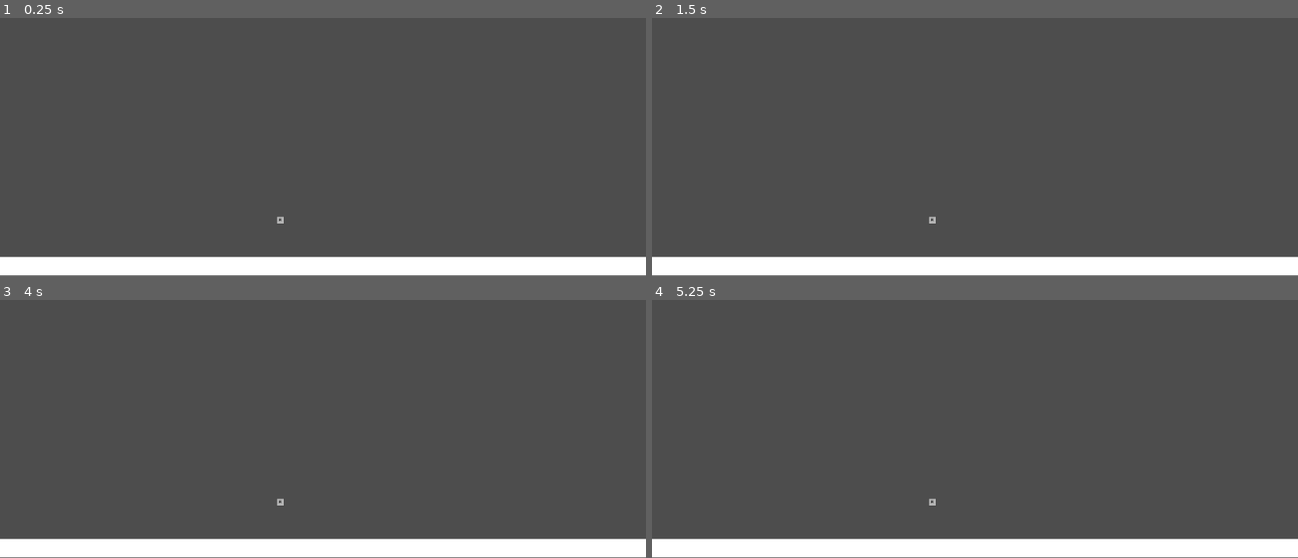
Above: before the commit, frames 1-4 (two rows, left to right).
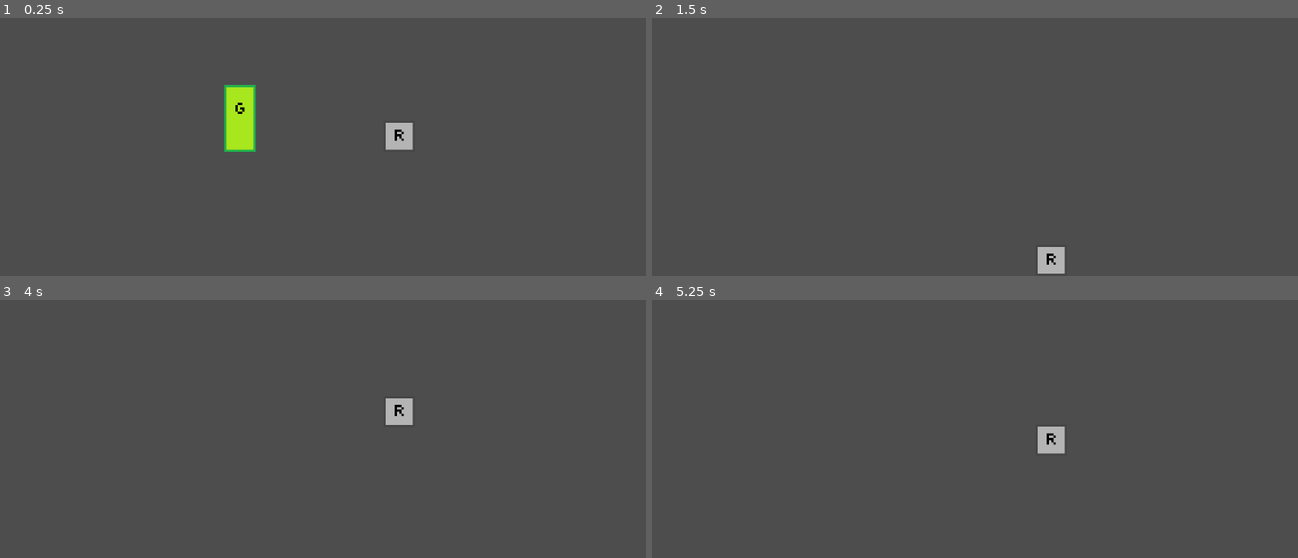
Above: after the commit, the same moments.

Repository: graveseaturtle/Goblin-and-Rat
Game: Godot game, scene res://Main.tscn
The game is run twice, just before and just after one commit, with the same random seed, the same clock (stepped at 60 frames per second) and the same inputs.
Inputs:
- Up to frame 1 (0.25 s): no input
- Up to frame 2 (1.5 s): tap Enter (ui_accept) at 0.5, 0.6 s; hold D (GoblinMoveRight) from 0.53 s (still down); tap W (GoblinJump) at 0.77, 0.8, 1.07, 1.35 s
- Up to frame 3 (4 s): tap W (GoblinJump) at 1.52, 1.82, 3.02, 3.05, 3.32, 3.77 s; tap Up (RatJump) at 1.55, 2.1, 3.8 s; release D (GoblinMoveRight) at 2.03 s; hold A (GoblinMoveLeft) 2.03-2.78 s; tap Enter (ui_accept) at 2.3, 2.75, 2.85, 3.5, 3.6 s; hold D (GoblinMoveRight) from 2.78 s (still down)
- Up to frame 4 (5.25 s): tap W (GoblinJump) at 4.07, 4.35, 4.52, 4.82 s; release D (GoblinMoveRight) at 4.28 s; hold A (GoblinMoveLeft) 4.28-5.03 s; tap Enter (ui_accept) at 4.55, 5 s; hold D (GoblinMoveRight) from 5.03 s (still down); tap Up (RatJump) at 5.1 s

The runs differ from the first frame. In frame 1, 9.2% of the frame differs, in the area x 0-100%, y 25-100%; in frame 2, 7.7%; in frame 3, 8.0%; in frame 4, 8.0%.

Commit message:
bodies, physics, movement, a world border, beginning of a script

Diff:
--- a/goblin-and-rat/Goblin.tscn
+++ b/goblin-and-rat/Goblin.tscn
@@ -1,8 +1,10 @@
-[gd_scene load_steps=4 format=3 uid="uid://dcktfrstxdscw"]
+[gd_scene load_steps=5 format=3 uid="uid://bxxeqbyjshjqr"]
 
 [ext_resource type="Texture2D" uid="uid://b1ivfjfj0b1pb" path="res://assets/temporary/GoblinTemp.png" id="1_aohfd"]
+[ext_resource type="Script" path="res://scripts/GoblinScript.gd" id="1_jpth2"]
 
 [sub_resource type="RectangleShape2D" id="RectangleShape2D_dus5t"]
+size = Vector2(12, 28)
 
 [sub_resource type="SpriteFrames" id="SpriteFrames_n7kyq"]
 animations = [{
@@ -16,6 +18,7 @@
 }]
 
 [node name="Goblin" type="CharacterBody2D"]
+script = ExtResource("1_jpth2")
 
 [node name="CollisionShape2D" type="CollisionShape2D" parent="."]
 shape = SubResource("RectangleShape2D_dus5t")
--- a/goblin-and-rat/Main.tscn
+++ b/goblin-and-rat/Main.tscn
@@ -1,30 +1,47 @@
-[gd_scene load_steps=5 format=3 uid="uid://e8xspkkab6h7"]
+[gd_scene load_steps=7 format=3 uid="uid://e8xspkkab6h7"]
 
 [ext_resource type="PackedScene" uid="uid://c0s6rkewkt04i" path="res://Rat.tscn" id="1_b2tsn"]
-[ext_resource type="PackedScene" uid="uid://dcktfrstxdscw" path="res://Goblin.tscn" id="2_2e1dm"]
+[ext_resource type="PackedScene" uid="uid://bxxeqbyjshjqr" path="res://Goblin.tscn" id="2_2e1dm"]
+[ext_resource type="PackedScene" uid="uid://bxxeqbyjshjqr" path="res://goblin.tscn" id="2_gmmwg"]
 
 [sub_resource type="BoxMesh" id="BoxMesh_gevmh"]
 
 [sub_resource type="WorldBoundaryShape2D" id="WorldBoundaryShape2D_a4lu7"]
-distance = -177.13
+normal = Vector2(-0.00323738, 0.999995)
+distance = -1100.0
+
+[sub_resource type="WorldBoundaryShape2D" id="WorldBoundaryShape2D_uniix"]
 
 [node name="Node2D" type="Node2D"]
 
+[node name="Camera2D" type="Camera2D" parent="."]
+zoom = Vector2(4, 4)
+
 [node name="MeshInstance2D" type="MeshInstance2D" parent="."]
+visible = false
 position = Vector2(593, 631)
 scale = Vector2(1186, -33)
 mesh = SubResource("BoxMesh_gevmh")
 
 [node name="CollisionShape2D" type="CollisionShape2D" parent="MeshInstance2D"]
+visible = false
 position = Vector2(-0.0126476, 0.333333)
 scale = Vector2(0.00170068, 0.00757576)
 shape = SubResource("WorldBoundaryShape2D_a4lu7")
 
 [node name="GoblinNode" parent="." instance=ExtResource("2_2e1dm")]
 visible = false
+script = null
 
-[node name="RatNode" parent="." instance=ExtResource("1_b2tsn")]
-visible = false
+[node name="Goblin" parent="." instance=ExtResource("2_gmmwg")]
+position = Vector2(-37, -18)
 
 [node name="Rat" parent="." instance=ExtResource("1_b2tsn")]
-position = Vector2(500, 548)
+position = Vector2(34, -10)
+
+[node name="StaticBody2D" type="StaticBody2D" parent="."]
+position = Vector2(0, 28)
+
+[node name="CollisionShape2D" type="CollisionShape2D" parent="StaticBody2D"]
+position = Vector2(0, 53)
+shape = SubResource("WorldBoundaryShape2D_uniix")
--- a/goblin-and-rat/Rat.tscn
+++ b/goblin-and-rat/Rat.tscn
@@ -1,5 +1,6 @@
-[gd_scene load_steps=4 format=3 uid="uid://c0s6rkewkt04i"]
+[gd_scene load_steps=5 format=3 uid="uid://c0s6rkewkt04i"]
 
+[ext_resource type="Script" path="res://RatScript.gd" id="1_j3a1l"]
 [ext_resource type="Texture2D" uid="uid://dal5shawmfo31" path="res://assets/temporary/RatTemp.png" id="1_k8woi"]
 
 [sub_resource type="RectangleShape2D" id="RectangleShape2D_jam4w"]
@@ -17,6 +18,7 @@
 }]
 
 [node name="Rat" type="CharacterBody2D"]
+script = ExtResource("1_j3a1l")
 
 [node name="CollisionShape2D" type="CollisionShape2D" parent="."]
 shape = SubResource("RectangleShape2D_jam4w")
--- a/goblin-and-rat/RatCode.gd
+++ /dev/null
@@ -1,11 +0,0 @@
-extends Node2D
-
-
-# Called when the node enters the scene tree for the first time.
-func _ready() -> void:
-	pass # Replace with function body.
-
-
-# Called every frame. 'delta' is the elapsed time since the previous frame.
-func _process(delta: float) -> void:
-	pass
--- a/goblin-and-rat/ratscript.gd
+++ b/goblin-and-rat/ratscript.gd
@@ -1,3 +1,5 @@
+extends CharacterBody2D
+
 
 const SPEED = 300.0
 const JUMP_VELOCITY = -400.0
@@ -9,12 +11,12 @@
 		velocity += get_gravity() * delta
 
 	# Handle jump.
-	if Input.is_action_just_pressed("ui_accept") and is_on_floor():
+	if Input.is_action_just_pressed("RatJump") and is_on_floor():
 		velocity.y = JUMP_VELOCITY
 
 	# Get the input direction and handle the movement/deceleration.
 	# As good practice, you should replace UI actions with custom gameplay actions.
-	var direction := Input.get_axis("ui_left", "ui_right")
+	var direction := Input.get_axis("RatMoveLeft", "RatMoveRight")
 	if direction:
 		velocity.x = direction * SPEED
 	else:
--- a/goblin-and-rat/character_body_2d.gd
+++ b/goblin-and-rat/scripts/GoblinScript.gd
@@ -11,12 +11,12 @@
 		velocity += get_gravity() * delta
 
 	# Handle jump.
-	if Input.is_action_just_pressed("ui_accept") and is_on_floor():
+	if Input.is_action_just_pressed("GoblinJump") and is_on_floor():
 		velocity.y = JUMP_VELOCITY
 
 	# Get the input direction and handle the movement/deceleration.
 	# As good practice, you should replace UI actions with custom gameplay actions.
-	var direction := Input.get_axis("ui_left", "ui_right")
+	var direction := Input.get_axis("GoblinMoveLeft", "GoblinMoveRight")
 	if direction:
 		velocity.x = direction * SPEED
 	else:
